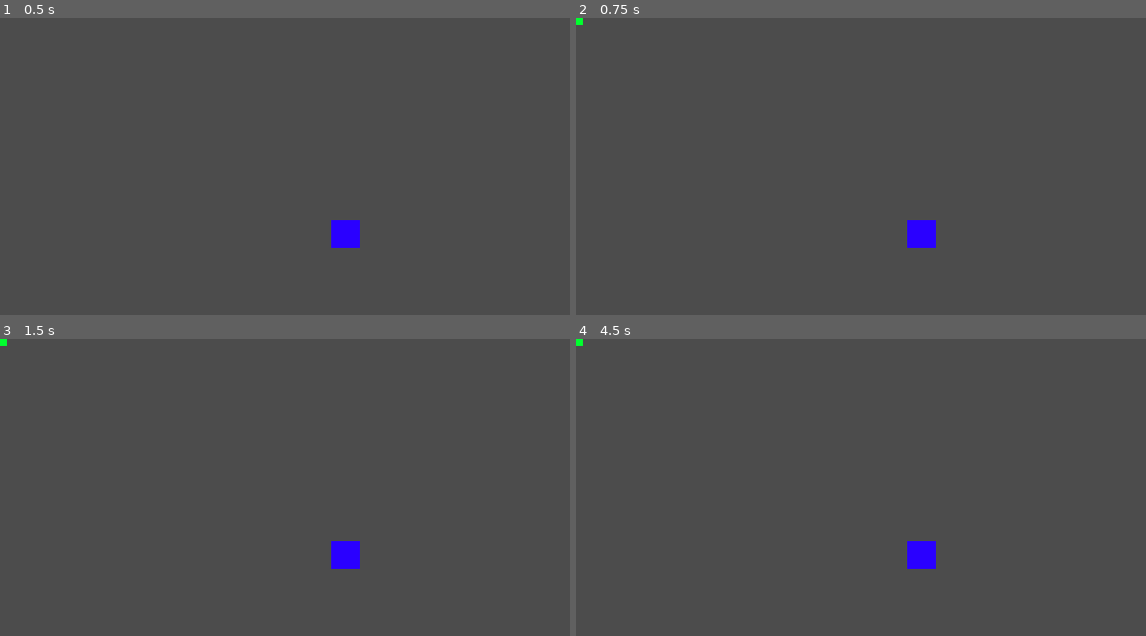
Above: before the commit, frames 1-4 (two rows, left to right).
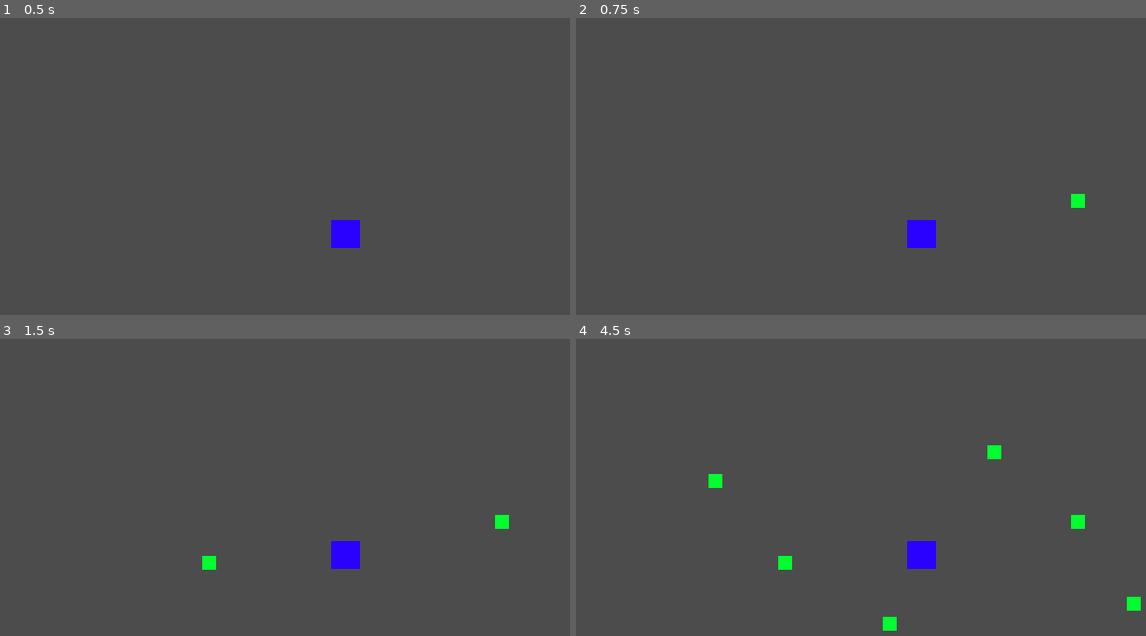
Above: after the commit, the same moments.

Repository: jharrisonn/project-snake
Game: Godot game, scene res://scenes/world.tscn
The game is run twice, just before and just after one commit, with the same random seed, the same clock (stepped at 60 frames per second) and the same inputs.
Inputs (mouse positions are in pixels of both pictures, inside the frame that each line leads up to):
- Up to frame 1 (0.5 s): no input
- Up to frame 2 (0.75 s): tap Enter at 0.5 s; move the mouse to (1077, 202) at 0.52 s; click (1077, 202) at 0.6 s
- Up to frame 3 (1.5 s): tap Space at 1.25 s; move the mouse to (210, 561) at 1.27 s; click (210, 561) at 1.35 s
- Up to frame 4 (4.5 s): tap Enter at 2, 3.5 s; move the mouse to (992, 451) at 2.02 s; click (992, 451) at 2.1 s; tap Space at 2.75, 4.25 s; move the mouse to (889, 624) at 2.77 s; click (889, 624) at 2.85 s; move the mouse to (1134, 603) at 3.52 s; click (1134, 603) at 3.6 s; move the mouse to (712, 481) at 4.27 s; click (712, 481) at 4.35 s

Frame 1 is identical in both runs. In frame 2, 0.1% of the frame differs, in the area x 0-90%, y 0-64%; in frame 3, 0.3%; in frame 4, 0.7%, in the area x 0-100%, y 0-99%.

Commit message:
Simple spawn system

Diff:
--- a/scripts/world.gd
+++ b/scripts/world.gd
@@ -8,5 +8,5 @@
 func _process(delta):
 	if Input.is_action_just_pressed("act"):
 		var t = preTroop.instance()
-		t.position = Vector2(0, 0)
+		t.position = get_global_mouse_position() / 2
 		self.add_child(t)
